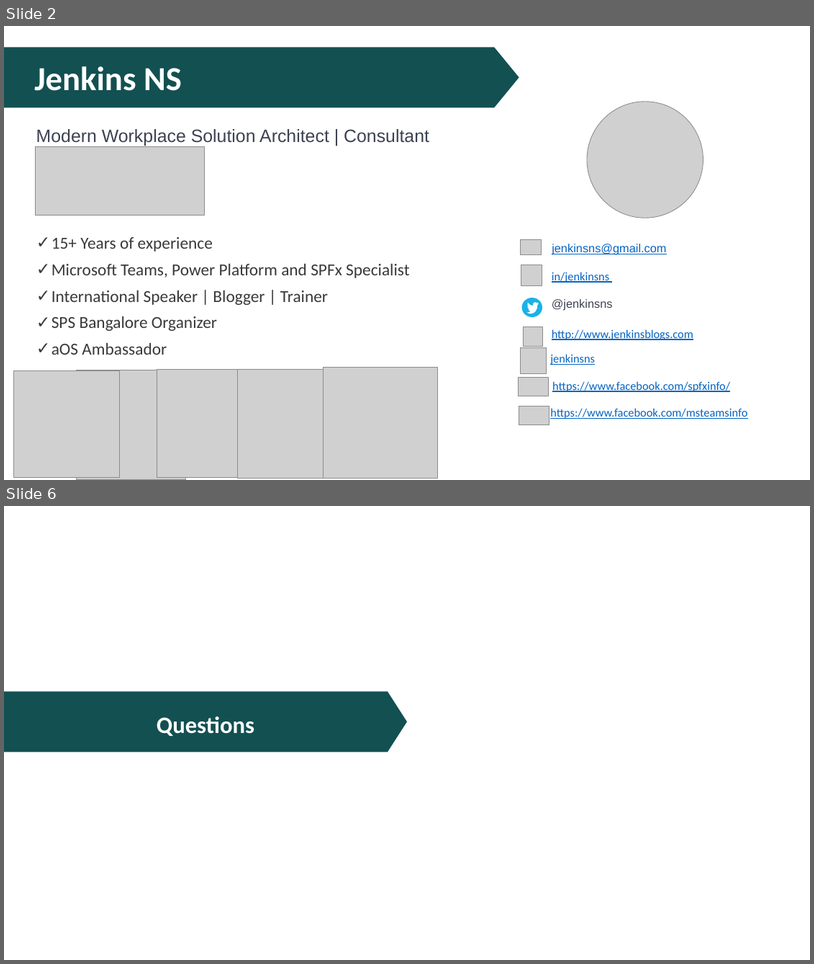
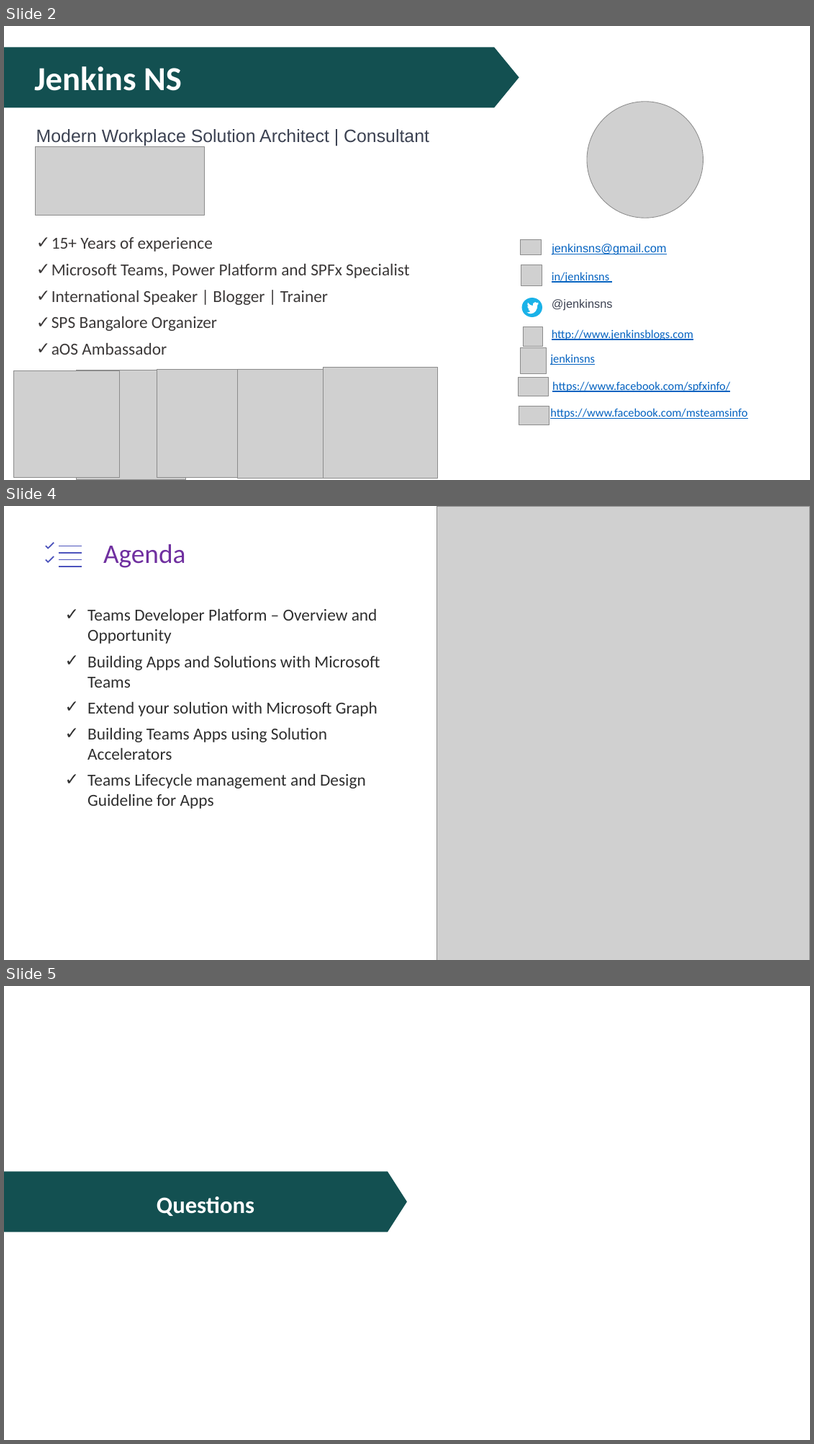
Before and after one commit to JPOWER4/MicrosoftTeams, a slide deck: MicrosoftTeams-Development.pptx. Shown one above the other, each under a label of ours: slides 2 and 6 before the commit, slides 2, 4 and 5 after it; the slides between them are not shown. The pictures are 814x964 and 814x1444 pixels, drawn with LibreOffice and Linux fonts; fonts in the diff are those of the drawing; grey boxes stand for pictures. Boxes give left, top, right and bottom in pixels: in the first picture for what was removed or moved away, otherwise in the second. Text is boxed around its words. In the diff, an @@ line names an element or a change of style, - is before the commit and + after.

```diff
--- a/MicrosoftTeams-Development.pptx
+++ b/MicrosoftTeams-Development.pptx
@@ slide 4 added at box(4, 506, 810, 960), background #FFFFFF @@
@@ picture added at box(437, 506, 810, 960) @@
@@ freeform shape added at box(46, 542, 82, 566), outline #4C53BC 1.5 pt @@
@@ title added at box(103, 544, 186, 568), 32 pt, text #7030A0 @@
+Agenda
@@ text added at box(88, 608, 380, 808), 20 pt, text #2F2F2F @@
+✓ Teams Developer Platform – Overview and Opportunity
+✓ Building Apps and Solutions with Microsoft Teams
+✓ Extend your solution with Microsoft Graph
+✓ Building Teams Apps using Solution Accelerators
+✓ Teams Lifecycle management and Design Guideline for Apps
@@ what was slide 6 is now slide 5 @@
```
Also in this commit, not shown: 1 slide changed, 1 other slide added, 4 slides removed, 3 other files.
